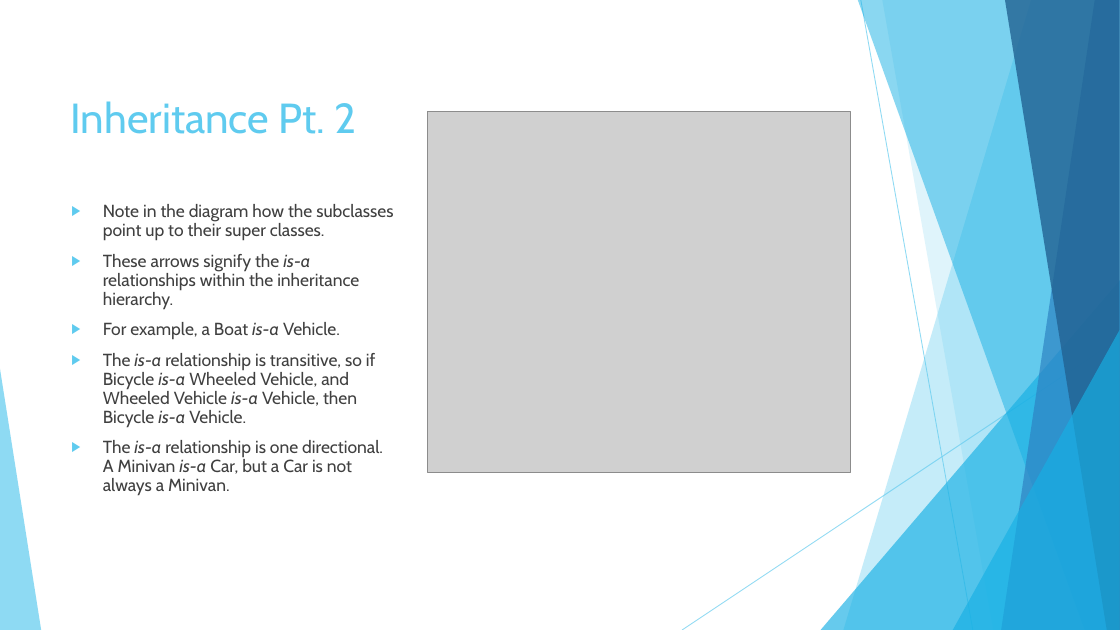
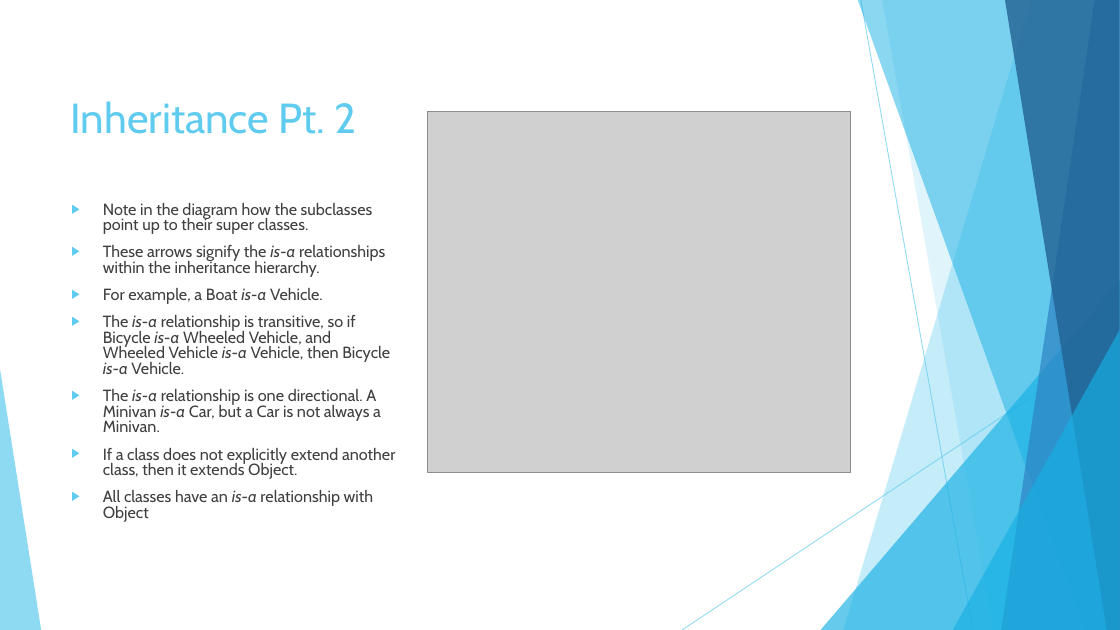
Before and after one commit to JoseRivas1998/Java-Game-Development-For-Absolute-Beginners, a slide deck: slide 7 of Slides/Lesson1.4.pptx. Drawn at 1120x630 pixels with LibreOffice and Linux fonts; fonts in the diff are those of the drawing; grey boxes stand for pictures. Boxes give left, top, right and bottom in pixels: in the first picture for what was removed or moved away, otherwise in the second. Text is boxed around its words. In the diff, an @@ line names an element or a change of style, - is before the commit and + after.

```diff
--- a/Slides/Lesson1.4.pptx
+++ b/Slides/Lesson1.4.pptx
@@ text at (x1=103, y1=203, x2=390, y2=432): size 15 to 13.9 pt in "Note in the diagram how the subclasses ...", "These arrows signify the is-a relationships within ...", "For example, a Boat is-a Vehicle.", "The is-a relationship is transitive, so if ..." and 1 more places; line spacing 0.9 to 0.8 @@
@@ text at (x1=103, y1=448, x2=395, y2=522): paragraphs added @@
+▶ If a class does not explicitly extend another class, then it extends Object.
+▶ All classes have an is-a relationship with Object
```
Also in this commit, not shown: 1 other slide changed, 3 slides added, 1 slide removed, 6 other files.
